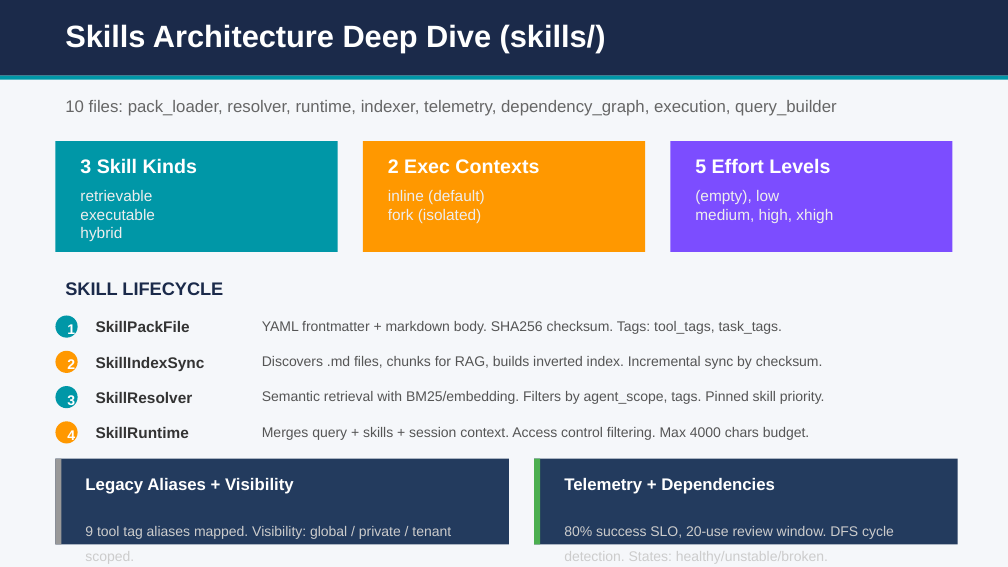
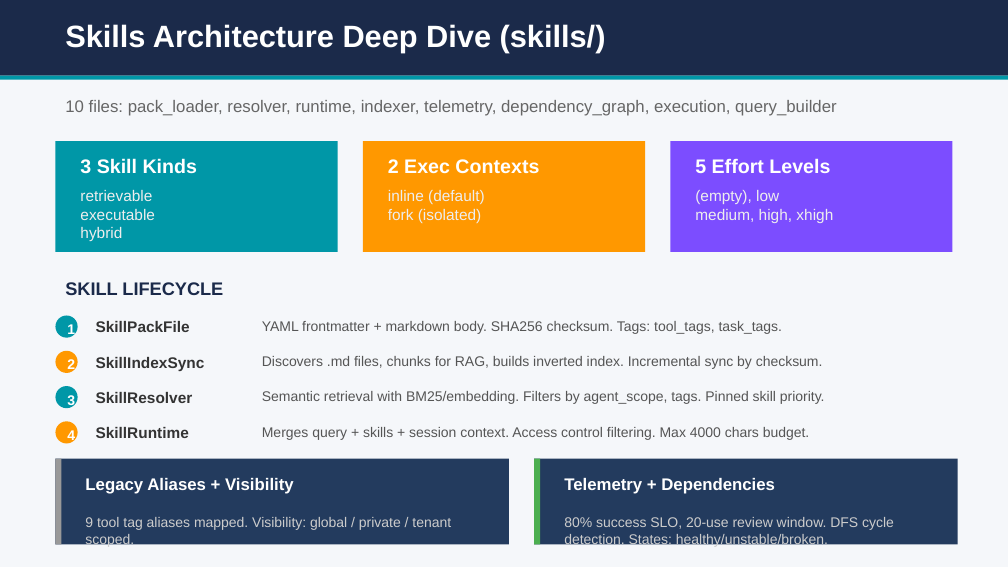
Before and after one commit to browntitan/Agent_Harness, a slide deck: slide 29 of powerpoint/agentic_chatbot_v3_leadership.pptx. Drawn at 1008x567 pixels with LibreOffice and Linux fonts; fonts in the diff are those of the drawing. Boxes give left, top, right and bottom in pixels: in the first picture for what was removed or moved away, otherwise in the second. Text is boxed around its words. In the diff, an @@ line names an element or a change of style, - is before the commit and + after.

```diff
--- a/powerpoint/agentic_chatbot_v3_leadership.pptx
+++ b/powerpoint/agentic_chatbot_v3_leadership.pptx
@@ text "9 tool tag aliases mapped. ..." at [85, 517, 451, 530]: line spacing 18pt to 1 @@
@@ text "80% success SLO, 20-use review ..." at [564, 517, 894, 548]: line spacing 18pt to 1 @@
```
Also in this commit, not shown: 9 other slides changed, 30 other files.
